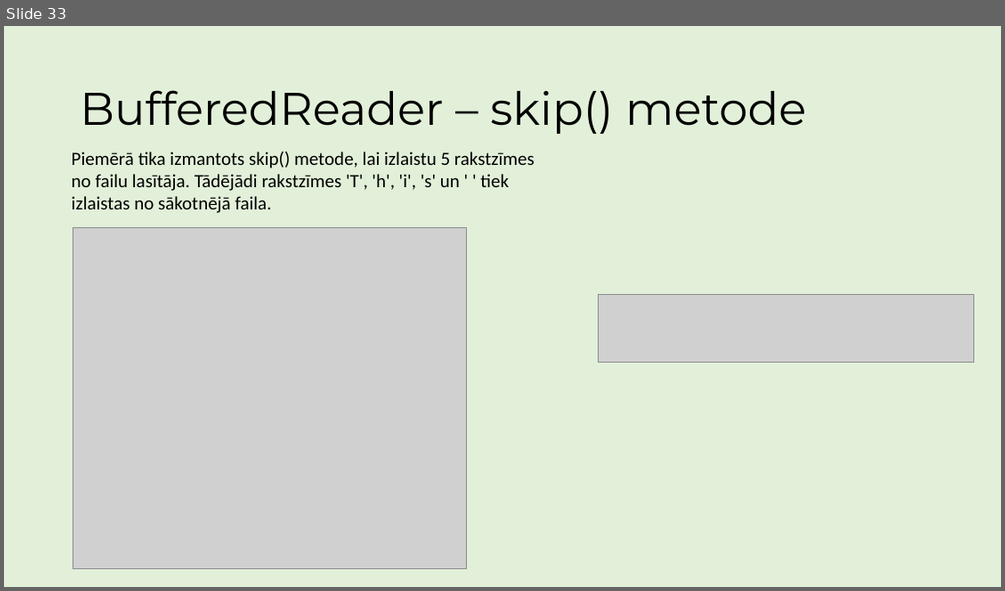
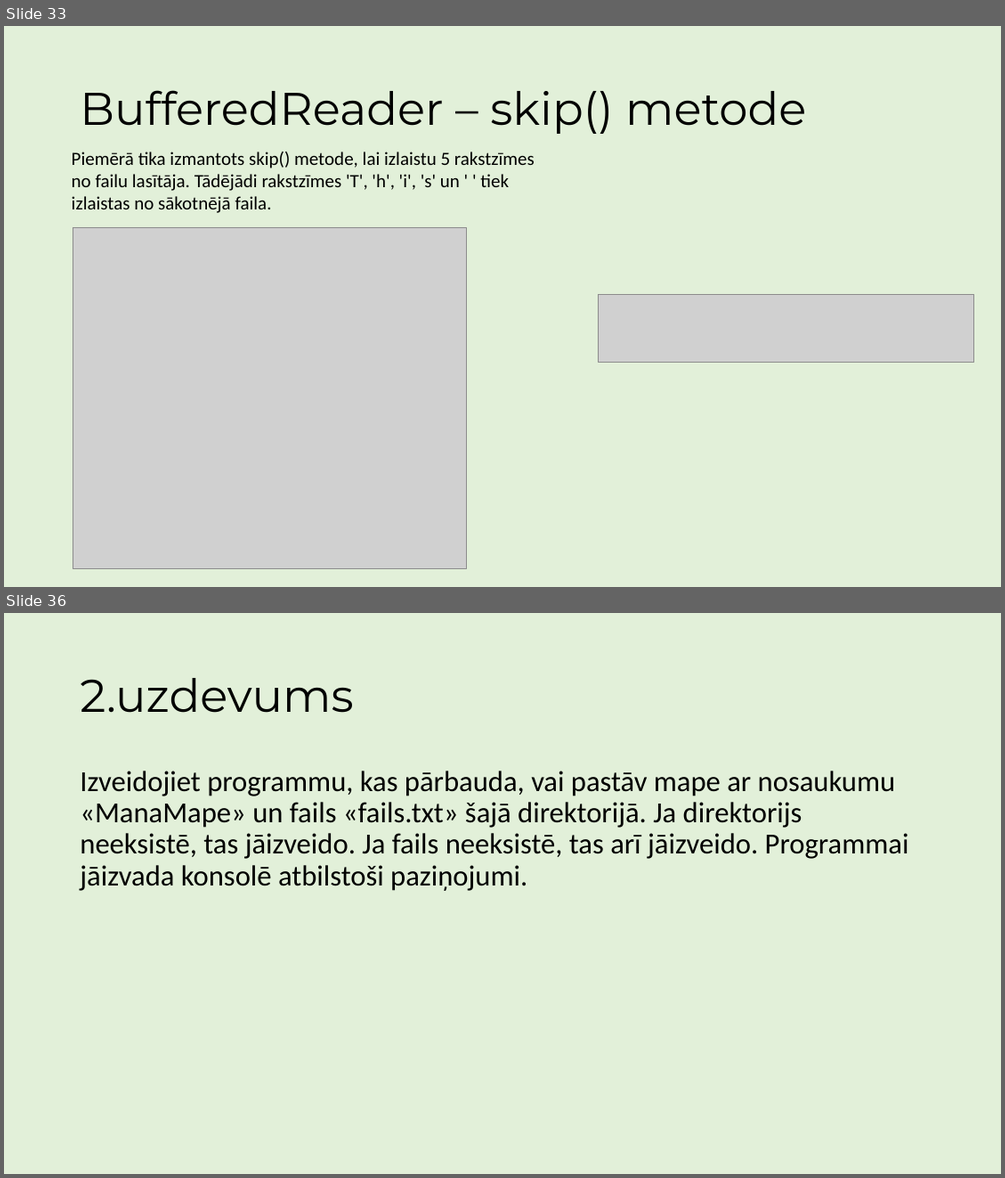
Before and after one commit to ricciss/TekstaDatnes, a slide deck: MacibuMaterials.pptx. Shown one above the other, each under a label of ours: slide 33 before the commit, slides 33 and 36 after it; the slides between them are not shown. The pictures are 1005x591 and 1005x1178 pixels, drawn with LibreOffice and Linux fonts; fonts in the diff are those of the drawing; grey boxes stand for pictures. Boxes give left, top, right and bottom in pixels: in the first picture for what was removed or moved away, otherwise in the second. Text is boxed around its words. In the diff, an @@ line names an element or a change of style, - is before the commit and + after.

```diff
--- a/MacibuMaterials.pptx
+++ b/MacibuMaterials.pptx
@@ slide 36 added at [4, 613, 1001, 1174], background #E2F0D9 @@
@@ title added at [80, 678, 353, 713], 44 pt, text #000000 @@
+2.uzdevums
@@ text added at [80, 771, 909, 891], 28 pt, text #000000 @@
+Izveidojiet programmu, kas pārbauda, vai pastāv mape ar nosaukumu «ManaMape» un fails «fails.txt» šajā direktorijā. Ja direktorijs neeksistē, tas jāizveido. Ja fails neeksistē, tas arī jāizveido. Programmai jāizvada konsolē atbilstoši paziņojumi.
```
Also in this commit, not shown: 6 other slides added.
